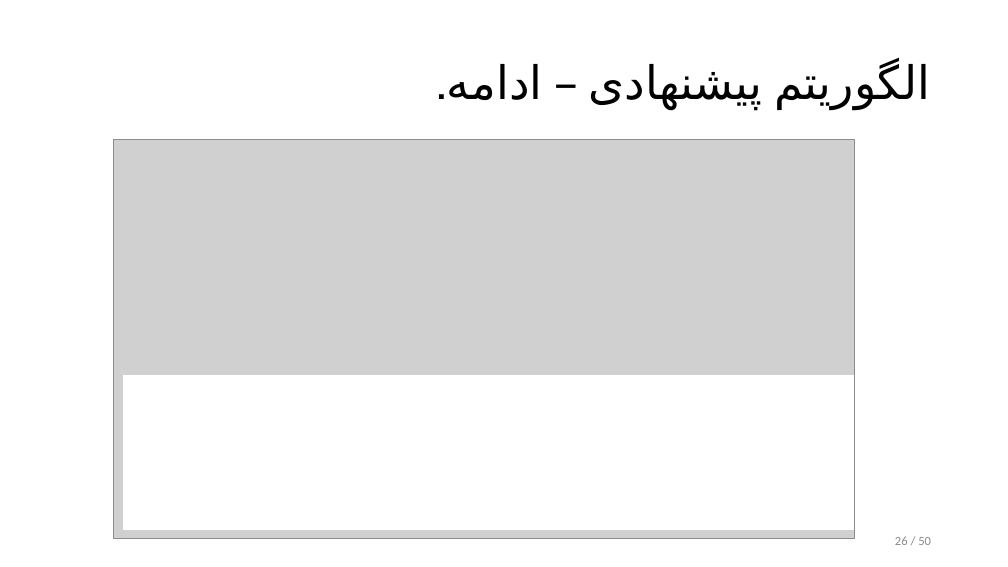
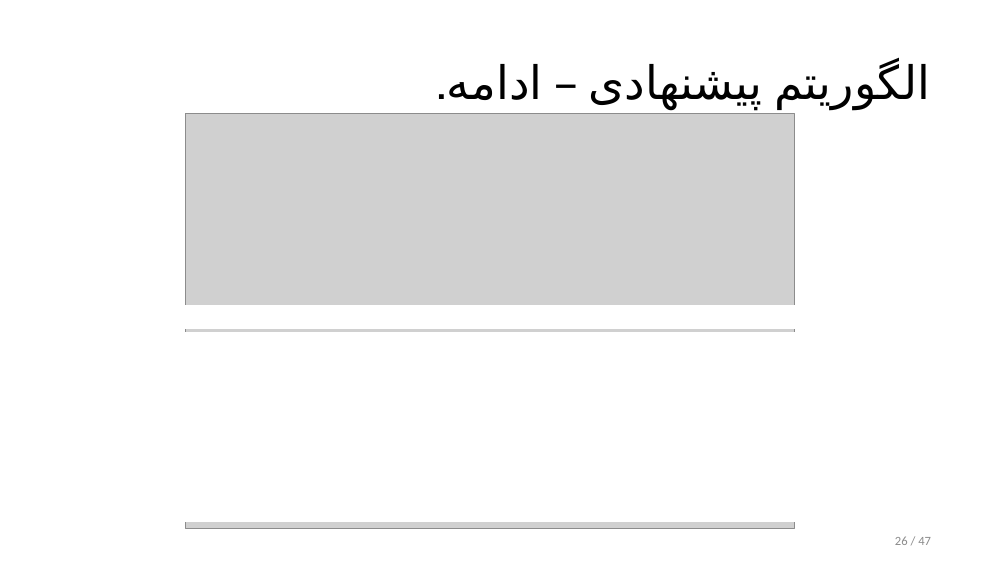
Before and after one commit to alphamarket/defence.pres, a slide deck: slide 26 of defence.pptx. Drawn at 1008x567 pixels with LibreOffice and Linux fonts; fonts in the diff are those of the drawing; grey boxes stand for pictures. Boxes give left, top, right and bottom in pixels: in the first picture for what was removed or moved away, otherwise in the second. Text is boxed around its words. In the diff, an @@ line names an element or a change of style, - is before the commit and + after.

```diff
--- a/defence.pptx
+++ b/defence.pptx
@@ picture: place and size @@
-picture at box(113, 140, 854, 539)
+picture at box(185, 114, 794, 529)
@@ rectangle added at box(123, 306, 854, 329), fill #FFFFFF, outline #FFFFFF 1 pt @@
@@ rectangle: place and size @@
-rectangle at box(123, 477, 854, 530)
+rectangle at box(123, 332, 854, 421)
@@ rectangle: place and size @@
-rectangle at box(123, 376, 854, 530)
+rectangle at box(123, 421, 854, 523)
@@ page number at box(895, 536, 931, 545): text changed @@
-26 / 50
+26 / 47
```
Also in this commit, not shown: 24 other slides changed, 1 slide added, 1 slide removed, 1 other file.
